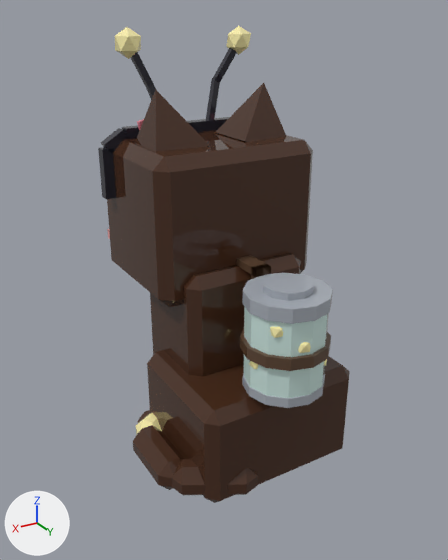
An edit to the glTF model assets/cat-cafe/exports/CatCafe_Cat_Firefly_Sit.glb, drawn before and after from the same camera.
One viewpoint serves both versions: a 50 mm camera at (1.535, 2.495, 2.165) aimed at (0.099, 0.103, 0.969). Lighting does not change. The marker at lower left points along +X, +Y and +Z. The older version comes first. Vertices at exactly the same position are counted once.

Objects in the first picture: 'CatCafe_Cat_Firefly_Sit_Body', 'CatCafe_Cat_Firefly_Sit_EarL', 'CatCafe_Cat_Firefly_Sit_EarR', 'CatCafe_Cat_Firefly_Sit_Head', 'CatCafe_Cat_Firefly_Sit_Prop', 'CatCafe_Cat_Firefly_Sit_Prop2', 'CatCafe_Cat_Firefly_Sit_Prop_Glass', 'CatCafe_Cat_Firefly_Sit_Tail'.
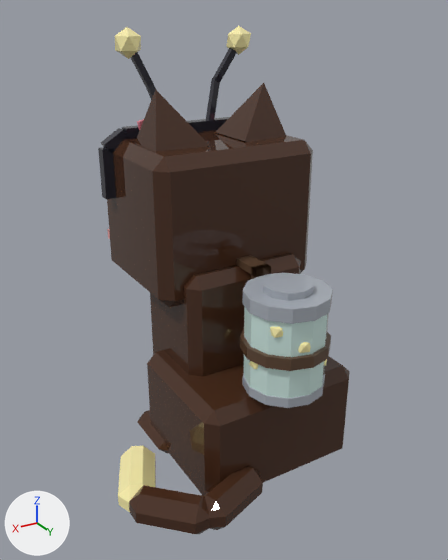
Pixel boxes [x1, y1, x2, y2] of what changed, in the pictures (448 x 560 px):
'CatCafe_Cat_Firefly_Sit_Tail', reshaped
    before: [133, 412, 258, 496]
    after: [118, 445, 263, 534]

The change in detail:
me_catcafe_cat_firefly_sit_tail is used by ob_catcafe_cat_firefly_sit_tail; location (0.19, 0.513, 0.104).
me_catcafe_cat_firefly_sit_tail had 72 vertices, 132 faces and spanned x -0.039..0.398, y -0.782..0.06, z -0.086..0.086.
me_catcafe_cat_firefly_sit_tail now has 72 vertices, 132 faces and spans x -0.037..0.613, y -0.461..0.184, z -0.086..0.086.
me_catcafe_cat_firefly_sit_tail part 1: 72 of 72 vertices moved; they spanned x -0.039..0.398, y -0.782..0.06, z -0.086..0.086 and now span x -0.037..0.613, y -0.461..0.184, z -0.086..0.086; mean shift (0.146, 0.288, 0.0).
